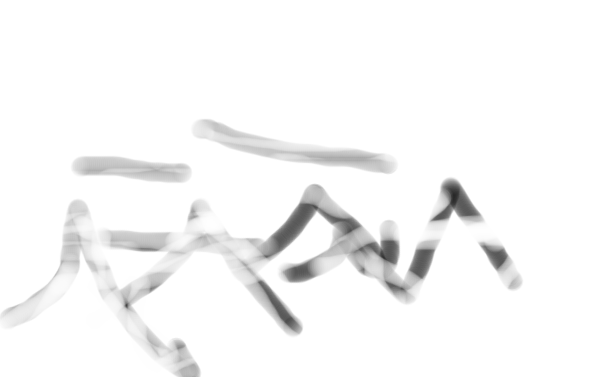
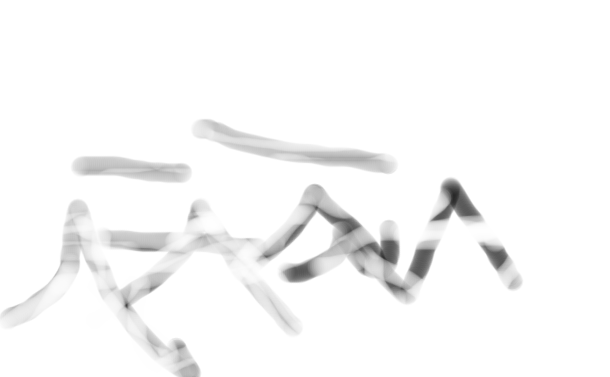
Before/after of a 610 x 377 layered artwork. What changed in the layer stack:
painted on "Background" over [228, 193, 317, 337]
